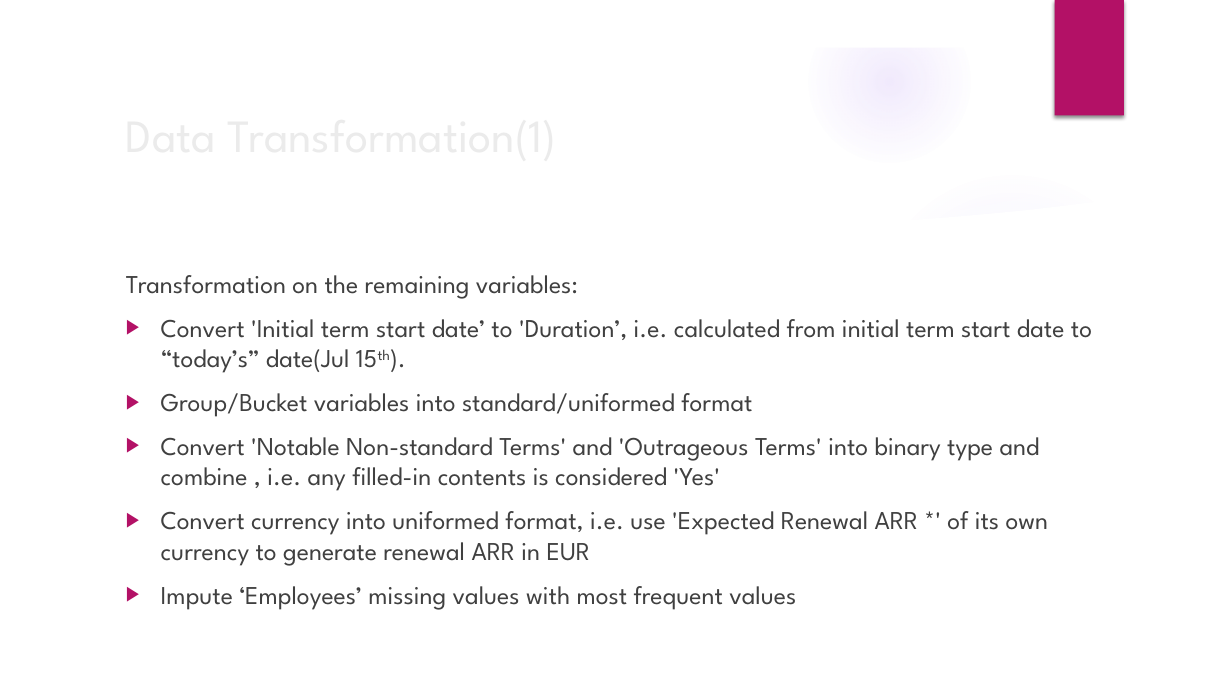
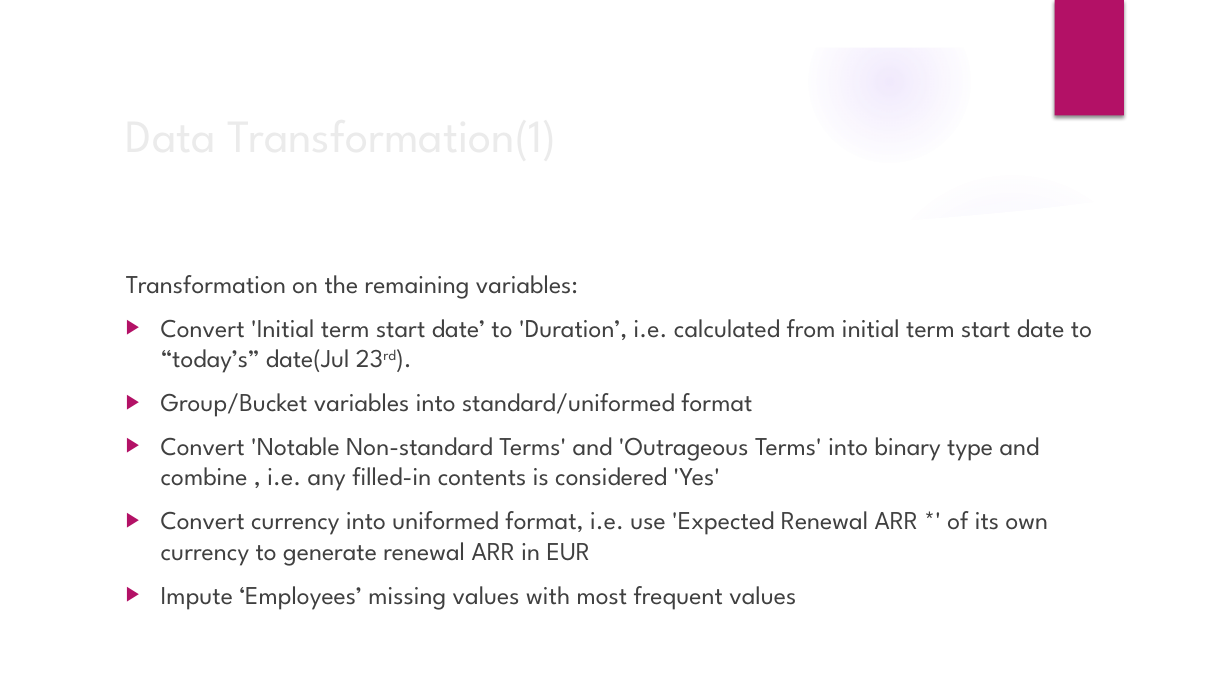
Before and after one commit to experience-corps/data-customer-health-score, a slide deck: slide 6 of LWANG_Solo_Project_Presentation.pptx. Drawn at 1232x693 pixels with LibreOffice and Linux fonts; fonts in the diff are those of the drawing; background and template pictures are left out. Boxes give left, top, right and bottom in pixels: in the first picture for what was removed or moved away, otherwise in the second. Text is boxed around its words. In the diff, an @@ line names an element or a change of style, - is before the commit and + after.

```diff
--- a/LWANG_Solo_Project_Presentation.pptx
+++ b/LWANG_Solo_Project_Presentation.pptx
@@ text at box(161, 319, 1092, 373): text changed @@
-▶ Convert 'Initial term start date’ to 'Duration’, i.e. calculated from initial term start date to “today’s” date(Jul 15th).
+▶ Convert 'Initial term start date’ to 'Duration’, i.e. calculated from initial term start date to “today’s” date(Jul 23rd).
```
Also in this commit, not shown: 7 other slides changed, 2 slides added, 3 other files.
